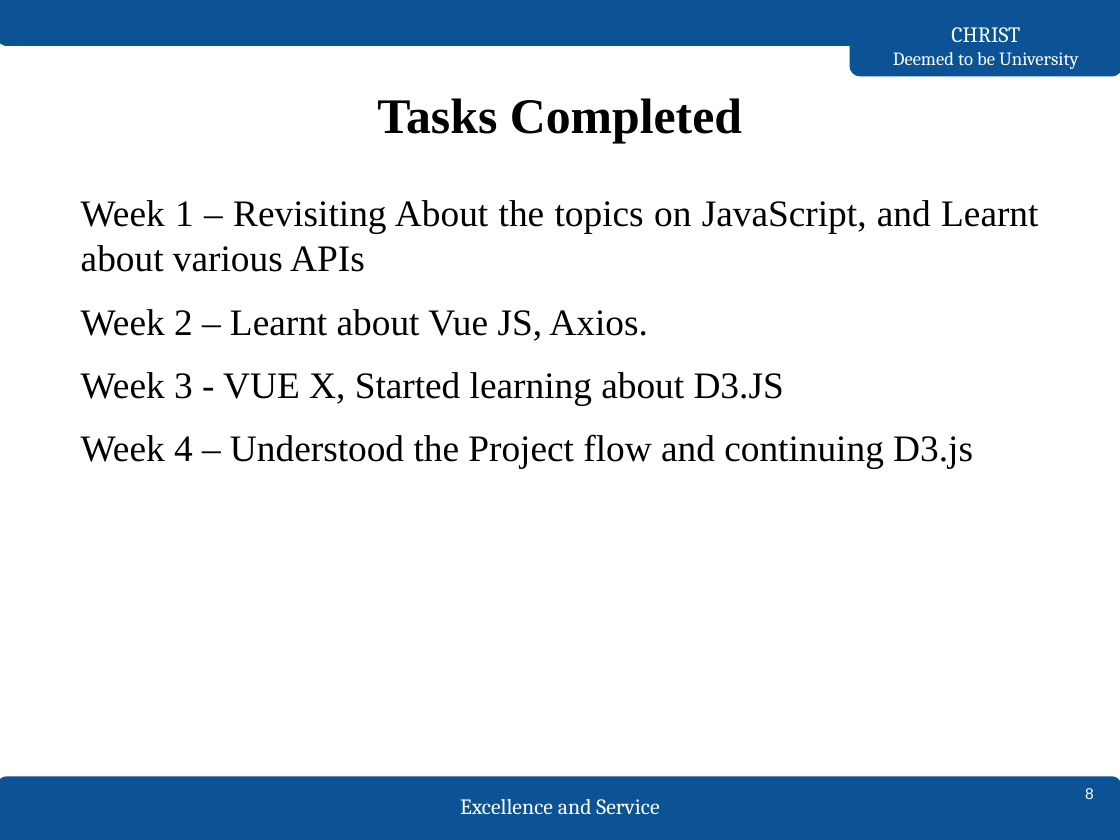
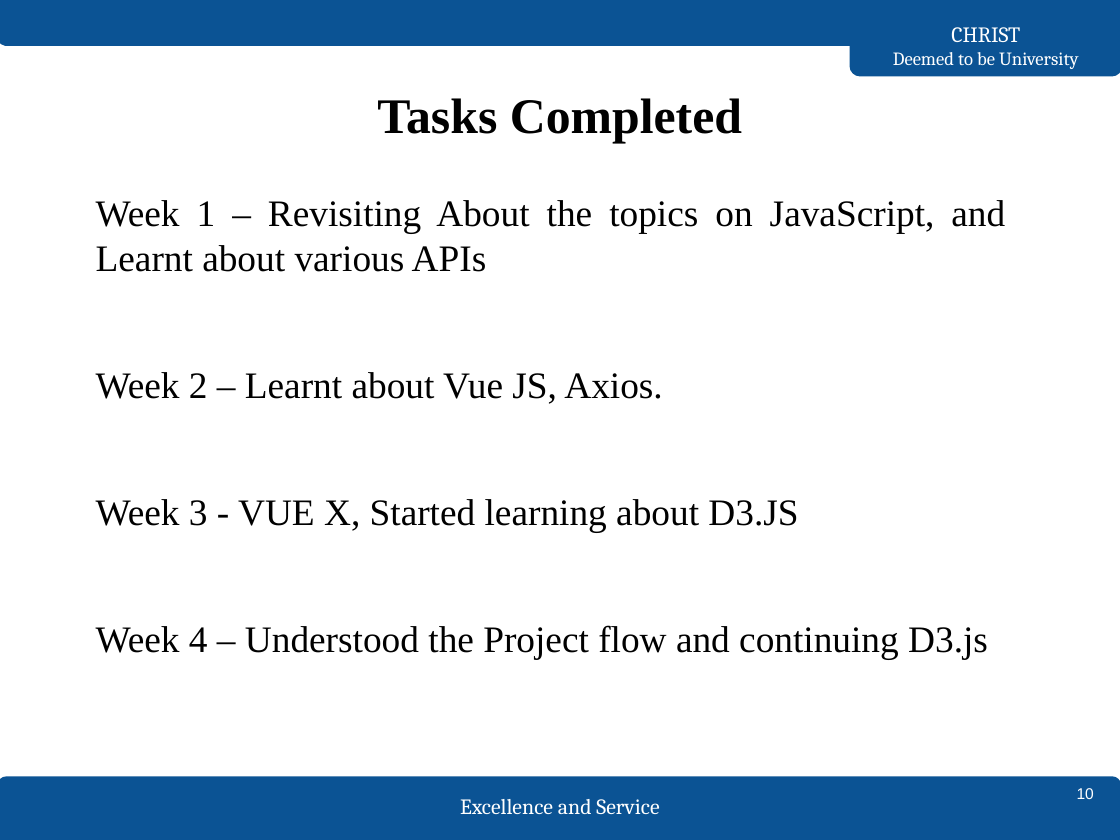
Before and after one commit to sandeepss2020/sem6, a slide deck: slide 10 of 2147130_SandeepSS.pptx (slide 8 before the commit). Drawn at 1120x840 pixels with LibreOffice and Linux fonts; fonts in the diff are those of the drawing. Boxes give left, top, right and bottom in pixels: in the first picture for what was removed or moved away, otherwise in the second. Text is boxed around its words. In the diff, an @@ line names an element or a change of style, - is before the commit and + after.

```diff
--- a/2147130_SandeepSS.pptx
+++ b/2147130_SandeepSS.pptx
@@ text "Week 1 – Revisiting About ..." rewrapped from bbox=[81, 200, 1038, 469] to bbox=[96, 200, 1005, 659] @@
@@ page number at bbox=[1077, 788, 1094, 799]: text changed @@
-8
+10
```
Also in this commit, not shown: 8 other slides changed, 2 slides added.
